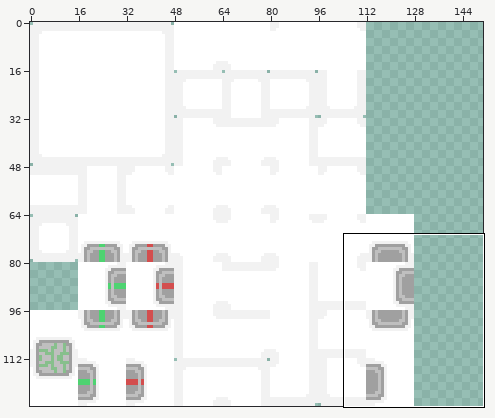
Two versions of one sprite sheet, Assets/Textures/level.png. Above, an overview of the earlier version with the close-up marked.
Close-up. Earlier state:
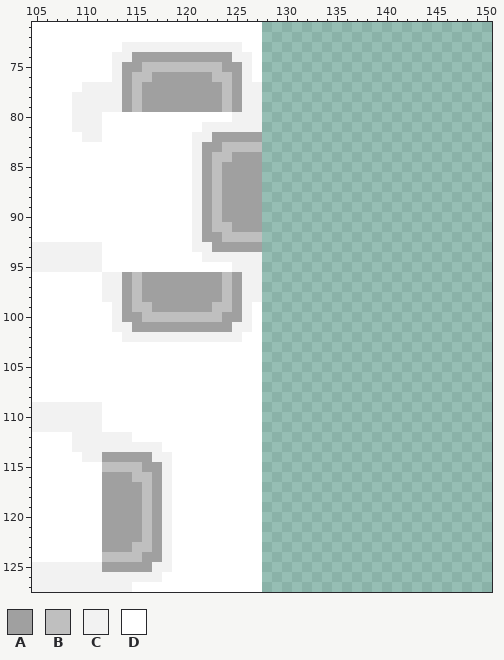
The file is 176x128 pixels. Colours within 5 levels of each other are drawn and written as one. Shown: x 105..150, y 71..127. The wide view leaves out empty margins. The commit also changed other parts of the picture, which this record leaves out.
Palette (. is transparent): A #a0a0a0  B #bfbfbf  C #f2f2f2  D #ffffff
Now the later version:
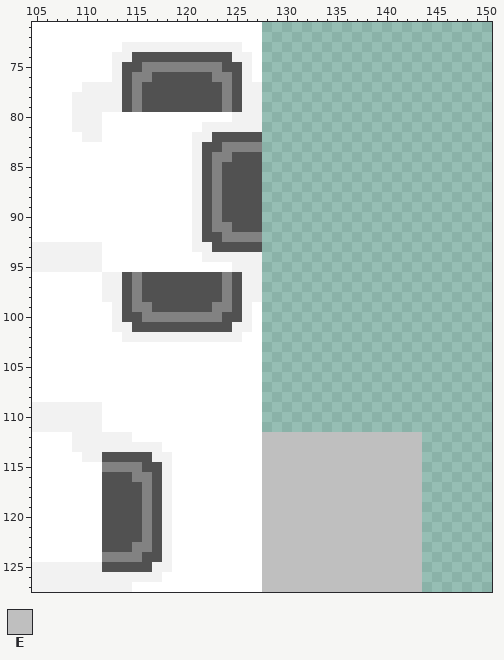
Colours new in this view: E #bfbfbf
Diff:
colour A: #a0a0a0 -> #515151
colour B: #bfbfbf -> #828282
Changed rows in their new state; - is a pixel that keeps its letter.
first column x 128:
112 EEEEEEEEEEEEEEEE
113 EEEEEEEEEEEEEEEE
114 EEEEEEEEEEEEEEEE
115 EEEEEEEEEEEEEEEE
116 EEEEEEEEEEEEEEEE
117 EEEEEEEEEEEEEEEE
118 EEEEEEEEEEEEEEEE
119 EEEEEEEEEEEEEEEE
120 EEEEEEEEEEEEEEEE
121 EEEEEEEEEEEEEEEE
122 EEEEEEEEEEEEEEEE
123 EEEEEEEEEEEEEEEE
124 EEEEEEEEEEEEEEEE
125 EEEEEEEEEEEEEEEE
126 EEEEEEEEEEEEEEEE
127 EEEEEEEEEEEEEEEE
Boxes around the changes in both close-ups, in picture pixels (x1, y1, x2, y2):
changed: (122, 52, 262, 332)
added: (262, 432, 422, 592)
changed: (102, 452, 162, 572)
